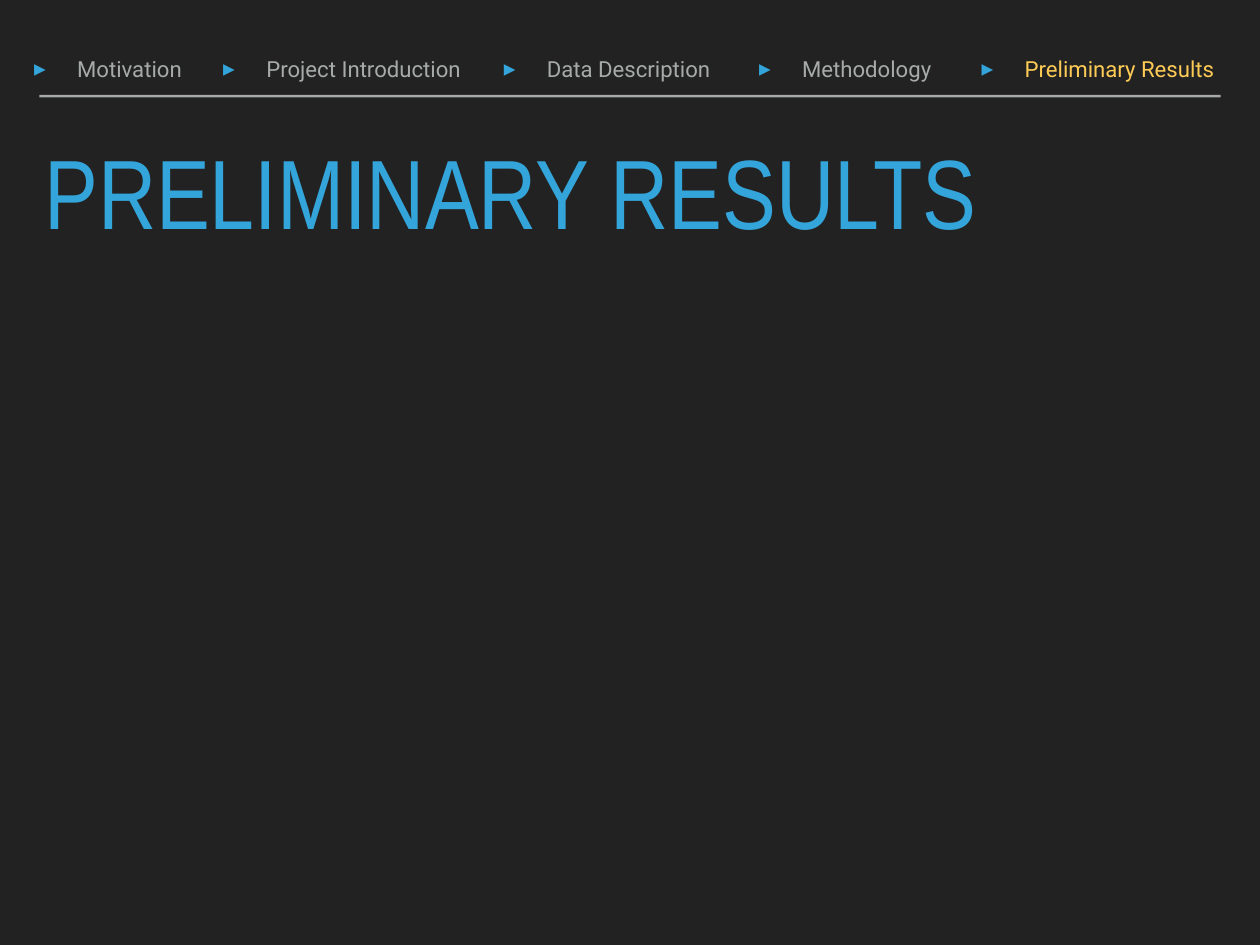
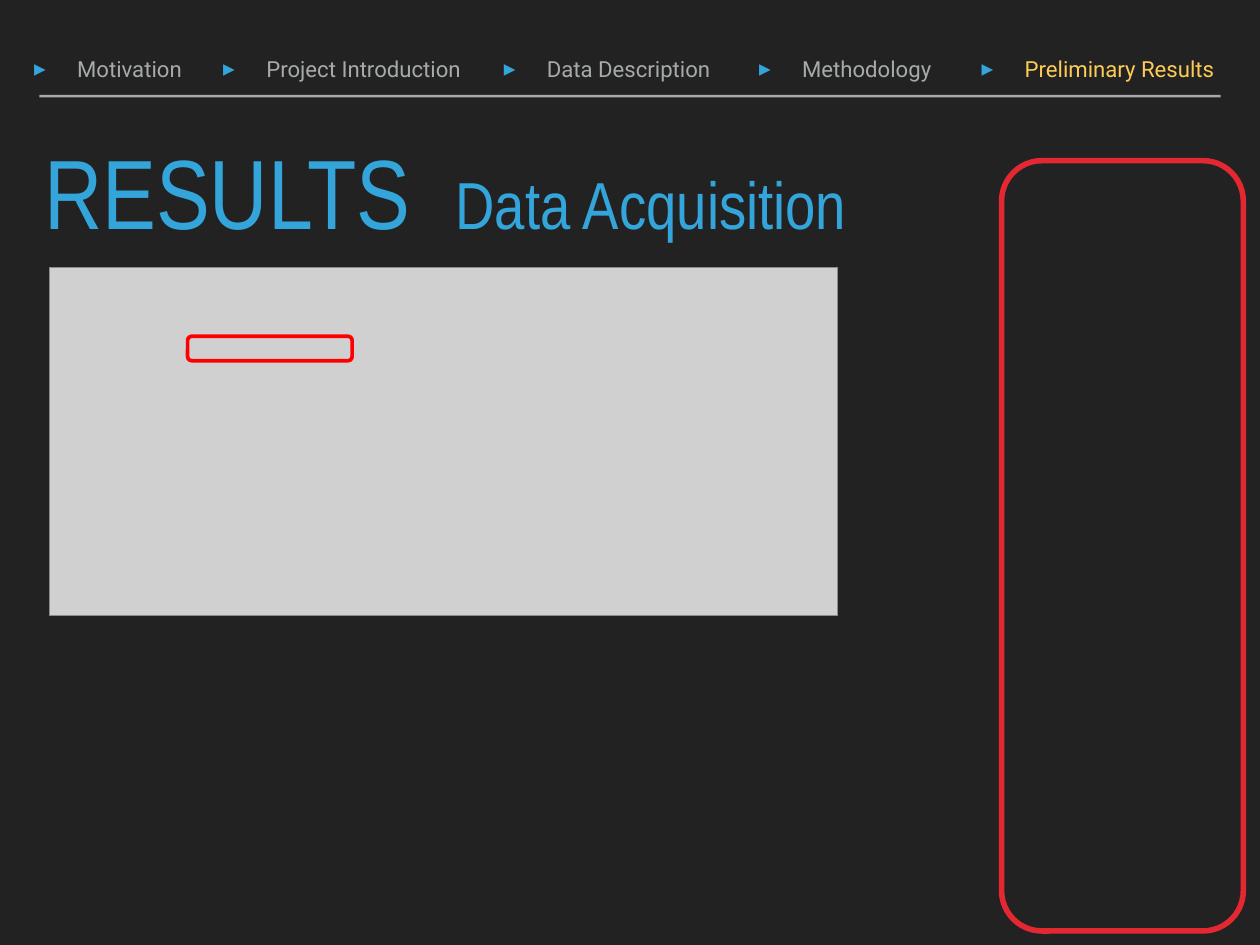
Before and after one commit to DoraXue/STA141b-Project, a slide deck: slide 8 of slide.pptx. Drawn at 1260x945 pixels with LibreOffice and Linux fonts; fonts in the diff are those of the drawing; grey boxes stand for pictures; background and template pictures are left out. Boxes give left, top, right and bottom in pixels: in the first picture for what was removed or moved away, otherwise in the second. Text is boxed around its words. In the diff, an @@ line names an element or a change of style, - is before the commit and + after.

```diff
--- a/slide.pptx
+++ b/slide.pptx
@@ title at (44,160,846,241): text changed; size 80 to 54 pt @@
-PRELIMINARY RESULTS
+RESULTS Data Acquisition
@@ rounded rectangle added at (1002,160,1244,930), outline #E42832 4.5 pt @@
@@ picture added at (50,267,838,615) @@
@@ rounded rectangle added at (188,337,353,362), outline #FF0000 3 pt @@
```
Also in this commit, not shown: 1 other slide changed, 6 slides added.
